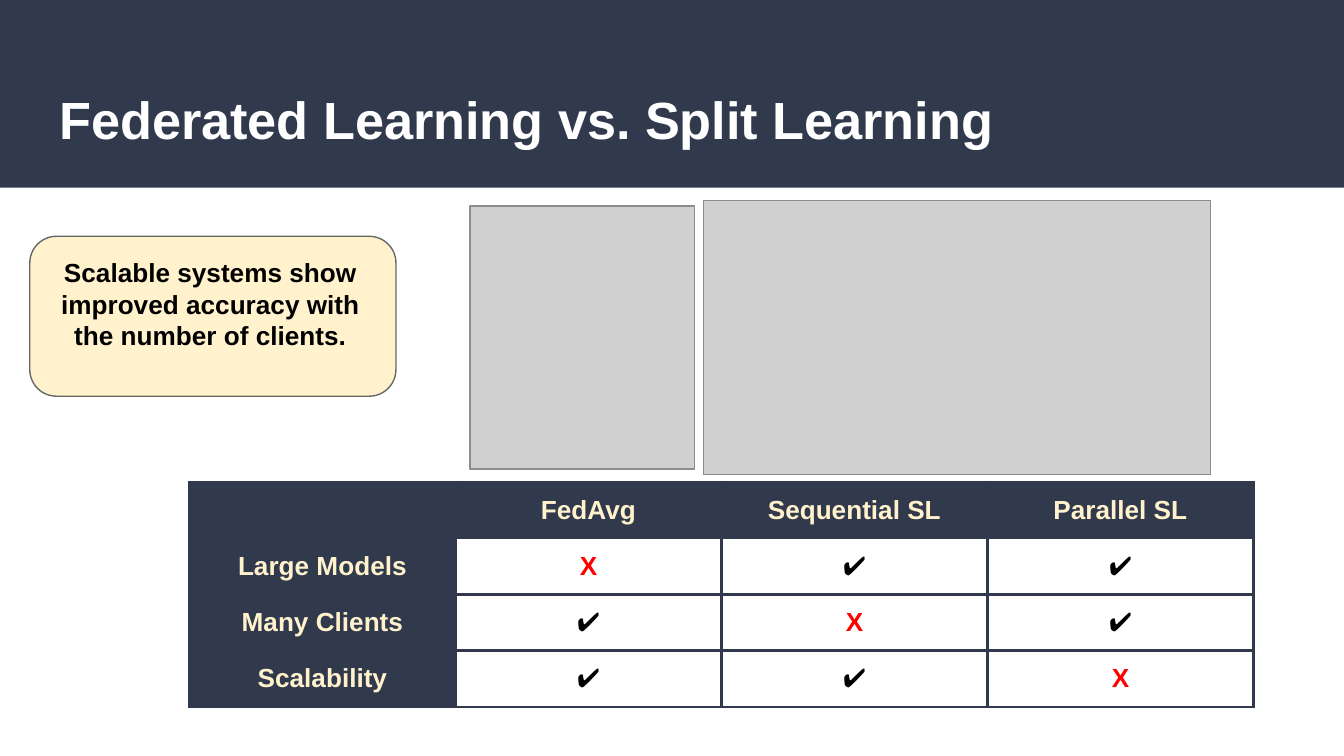
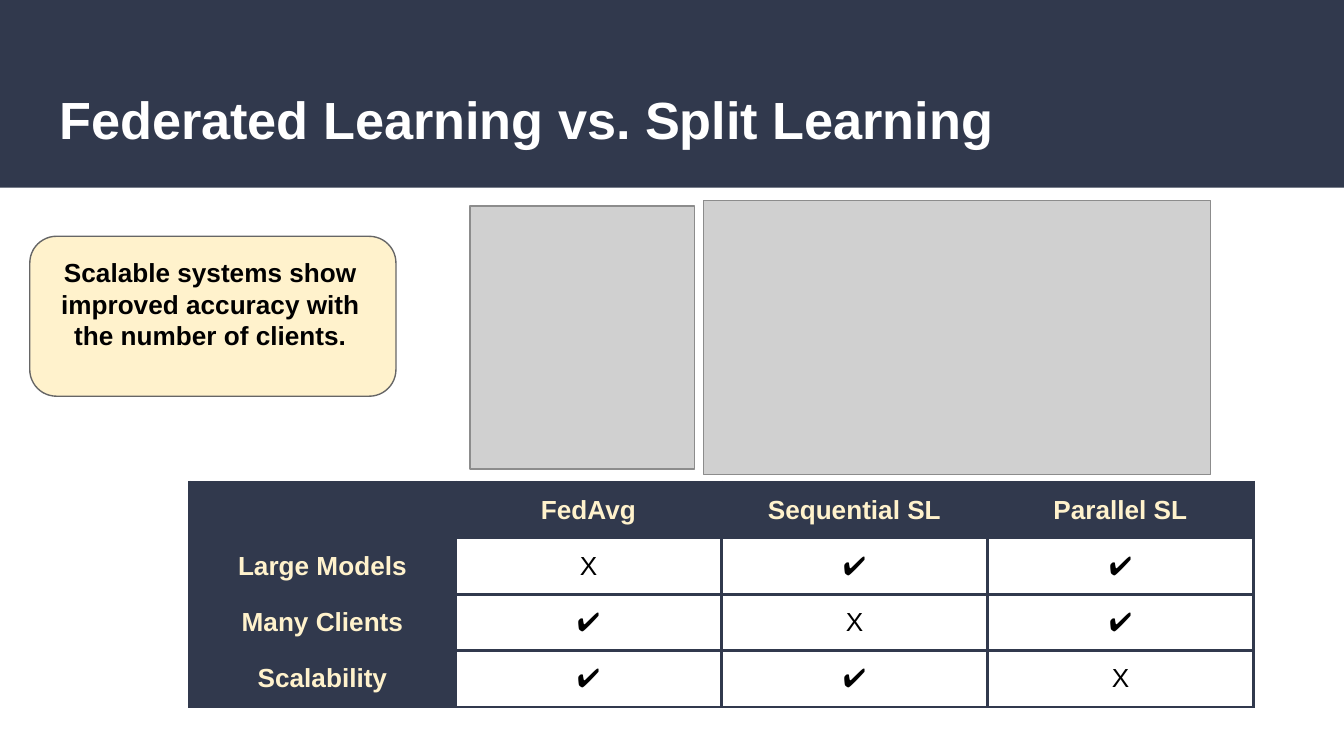
Before and after one commit to Mansi130101/Server-Side-Local-Gradient-Averaging-and-Learning-Rate-Acceleration-for-Scalable-Split-Learning, a slide deck: slide 2 of AAAI FL Presentation.pptx. Drawn at 1344x756 pixels with LibreOffice and Linux fonts; fonts in the diff are those of the drawing; grey boxes stand for pictures. Boxes give left, top, right and bottom in pixels: in the first picture for what was removed or moved away, otherwise in the second. Text is boxed around its words. In the diff, an @@ line names an element or a change of style, - is before the commit and + after.

```diff
--- a/AAAI FL Presentation.pptx
+++ b/AAAI FL Presentation.pptx
@@ table at (190,482,1254,715) @@
@@ text colour #FF0000 to #000000, bold off in "X", "X", "X" @@
```
Also in this commit, not shown: 6 other slides changed.
